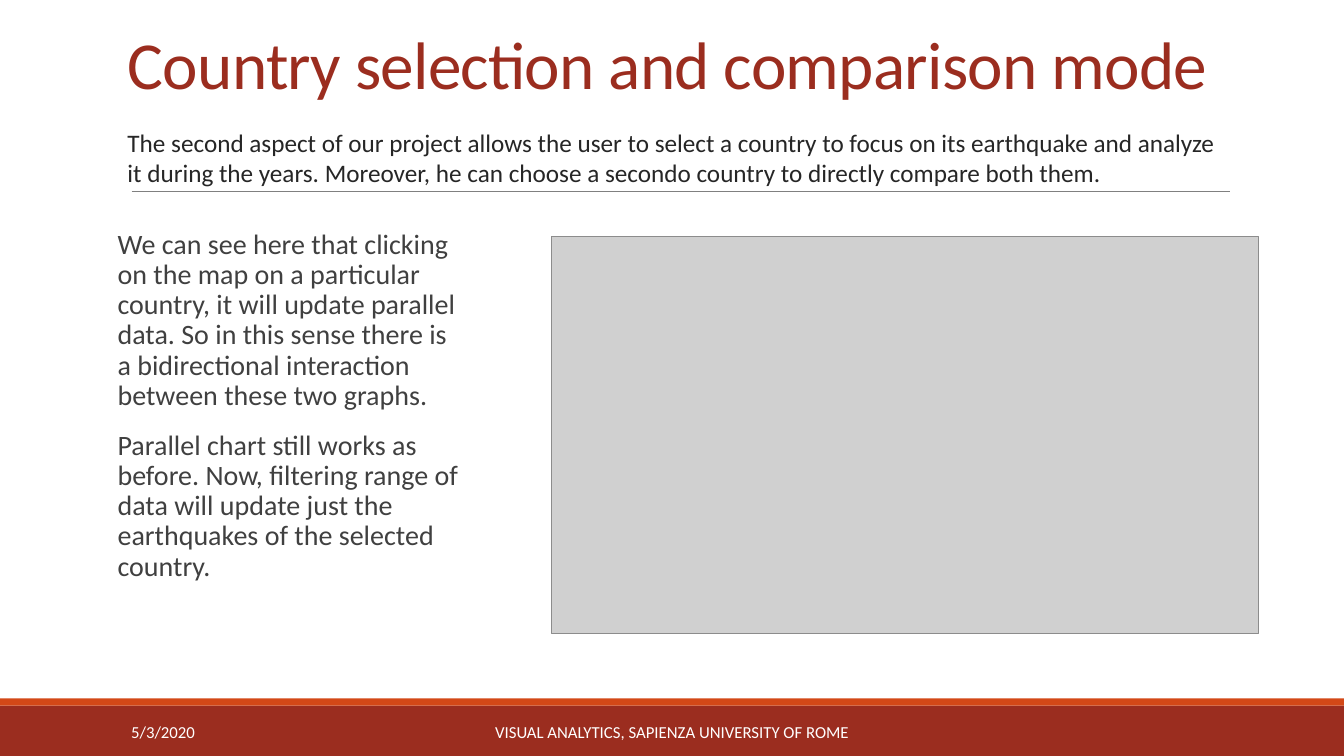
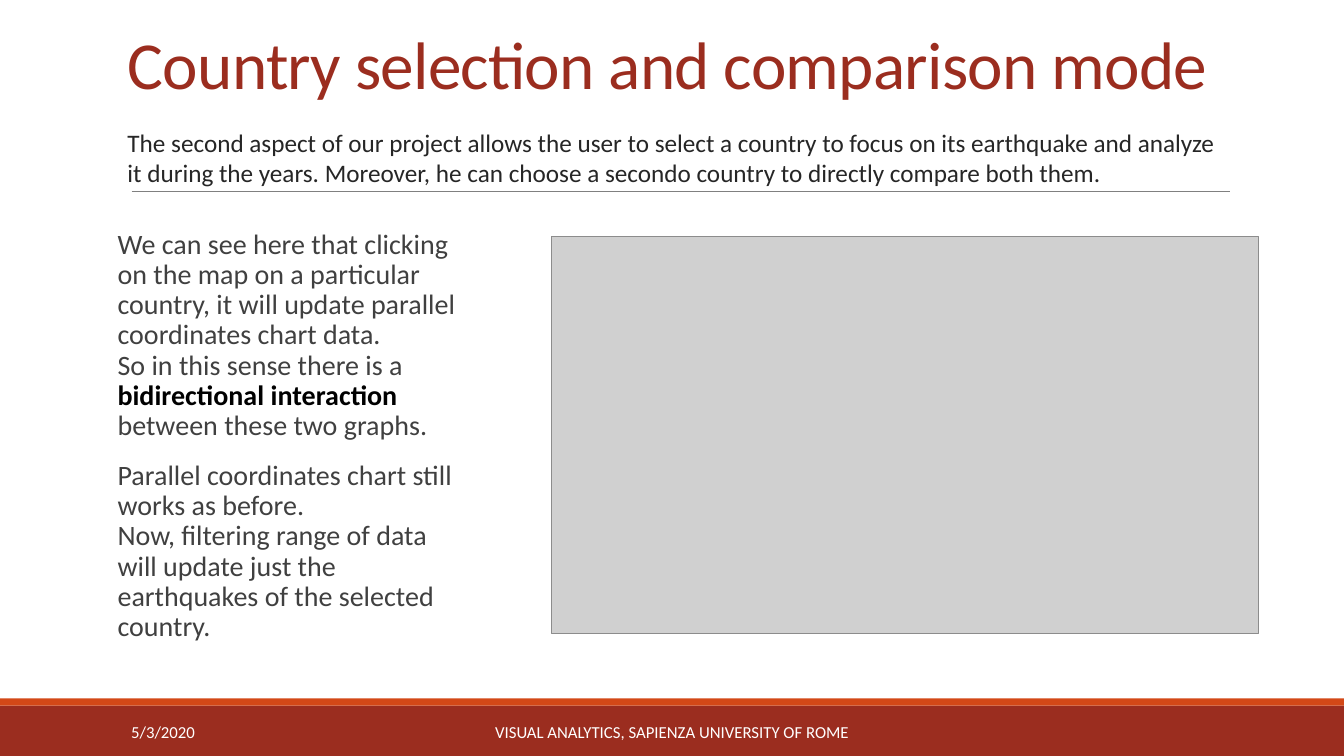
Before and after one commit to michaelcapponi/EarthquakesVA, a slide deck: slide 8 of docs/slides.pptx. Drawn at 1344x756 pixels with LibreOffice and Linux fonts; fonts in the diff are those of the drawing; grey boxes stand for pictures. Boxes give left, top, right and bottom in pixels: in the first picture for what was removed or moved away, otherwise in the second. Text is boxed around its words. In the diff, an @@ line names an element or a change of style, - is before the commit and + after.

```diff
--- a/docs/slides.pptx
+++ b/docs/slides.pptx
@@ text at (118,234,455,641): text changed @@
-We can see here that clicking on the map on a particular country, it will update parallel data. So in this sense there is a bidirectional interaction between these two graphs.
-Parallel chart still works as before. Now, filtering range of data will update just the earthquakes of the selected country.
+We can see here that clicking on the map on a particular country, it will update parallel coordinates chart data.
+So in this sense there is a bidirectional interaction between these two graphs.
+Parallel coordinates chart still works as before.
+Now, filtering range of data will update just the earthquakes of the selected country.
```
Also in this commit, not shown: 8 other slides changed, 2 other files.
